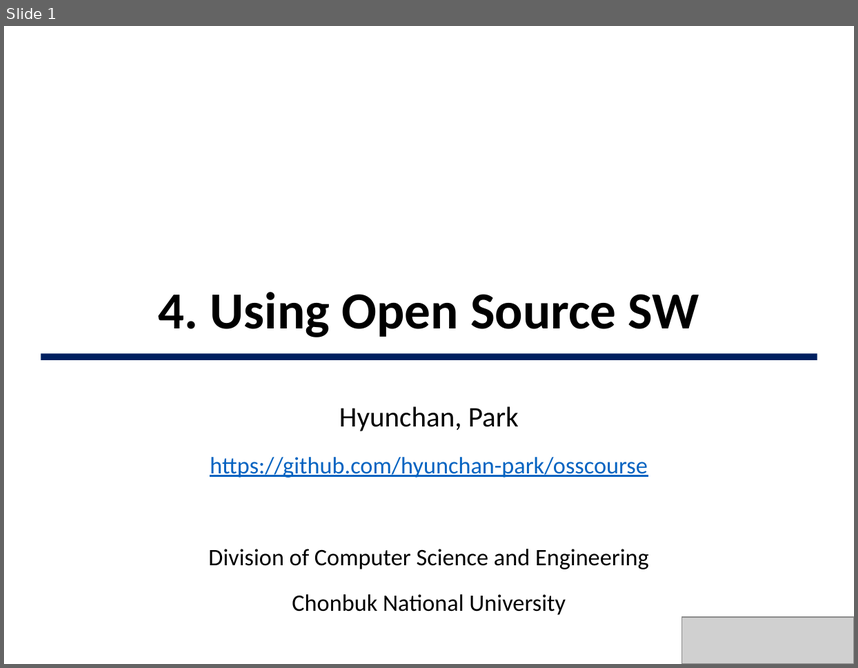
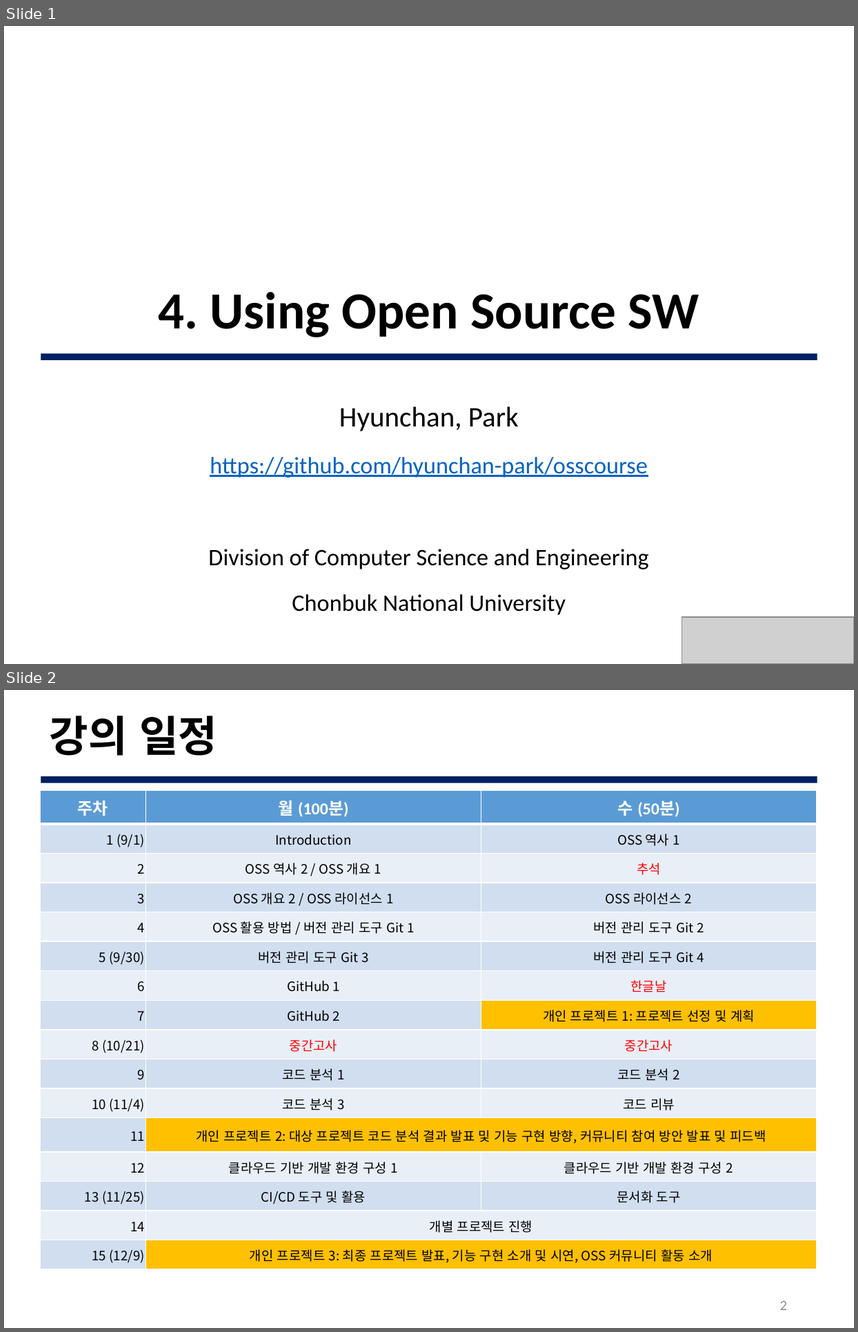
Before and after one commit to JBNU-JEduTools/osscourse, a slide deck: Slides/4. Using Open Source SW.pptx. Shown one above the other, each under a label of ours: slide 1 before the commit, slides 1 and 2 after it. The pictures are 858x668 and 858x1332 pixels, drawn with LibreOffice and Linux fonts; fonts in the diff are those of the drawing; grey boxes stand for pictures; background and template pictures are left out. Boxes give left, top, right and bottom in pixels: in the first picture for what was removed or moved away, otherwise in the second. Text is boxed around its words. In the diff, an @@ line names an element or a change of style, - is before the commit and + after.

```diff
--- a/Slides/4. Using Open Source SW.pptx
+++ b/Slides/4. Using Open Source SW.pptx
@@ slide 2 added at (x1=4, y1=690, x2=854, y2=1328), background #FFFFFF @@
@@ title added at (x1=50, y1=716, x2=217, y2=756), 36 pt, text #000000, bold @@
+강의 일정
@@ table added at (x1=40, y1=790, x2=817, y2=1270), 16 rows, 3 columns @@
+주차 | 월 (100분) | 수 (50분)
+1 (9/1) | Introduction | OSS 역사 1
+2 | OSS 역사 2 / OSS 개요 1 | 추석
+3 | OSS 개요 2 / OSS 라이선스 1 | OSS 라이선스 2
+4 | OSS 활용 방법 / 버전 관리 도구 Git 1 | 버전 관리 도구 Git 2
+5 (9/30) | 버전 관리 도구 Git 3 | 버전 관리 도구 Git 4
+6 | GitHub 1 | 한글날
+7 | GitHub 2 | 개인 프로젝트 1: 프로젝트 선정 및 계획
+8 (10/21) | 중간고사 | 중간고사
+9 | 코드 분석 1 | 코드 분석 2
+10 (11/4) | 코드 분석 3 | 코드 리뷰
+11 | 개인 프로젝트 2: 대상 프로젝트 코드 분석 결과 발표 및 기능 구현 방향, 커뮤니티 참여 방안 발표 및 피드백 | 
+12 | 클라우드 기반 개발 환경 구성 1 | 클라우드 기반 개발 환경 구성 2
+13 (11/25) | CI/CD 도구 및 활용 | 문서화 도구
+14 | 개별 프로젝트 진행 | 
+15 (12/9) | 개인 프로젝트 3: 최종 프로젝트 발표, 기능 구현 소개 및 시연, OSS 커뮤니티 활동 소개 | 
@@ rectangle added at (x1=41, y1=777, x2=817, y2=784), fill #002060 @@
@@ page number added at (x1=780, y1=1301, x2=787, y2=1310), 12 pt, text #8C8C8C @@
+2
```
Also in this commit, not shown: 6 slides changed, 14 other slides added, 17 slides removed, 9 other files.
